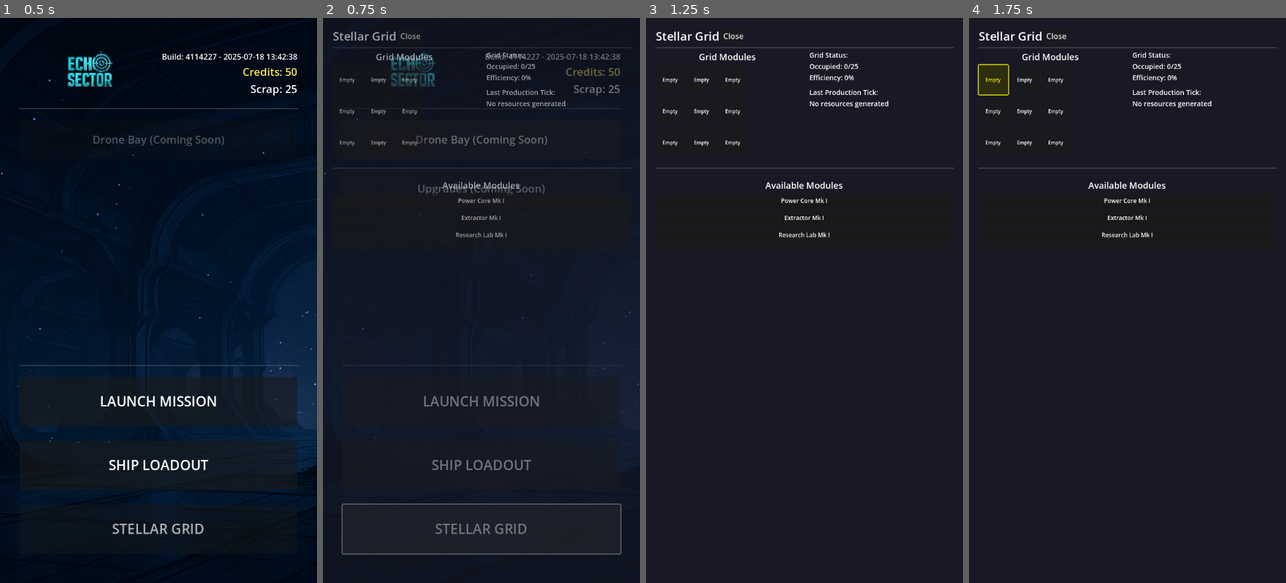
Above: before the commit, frames 1-4 (left to right).
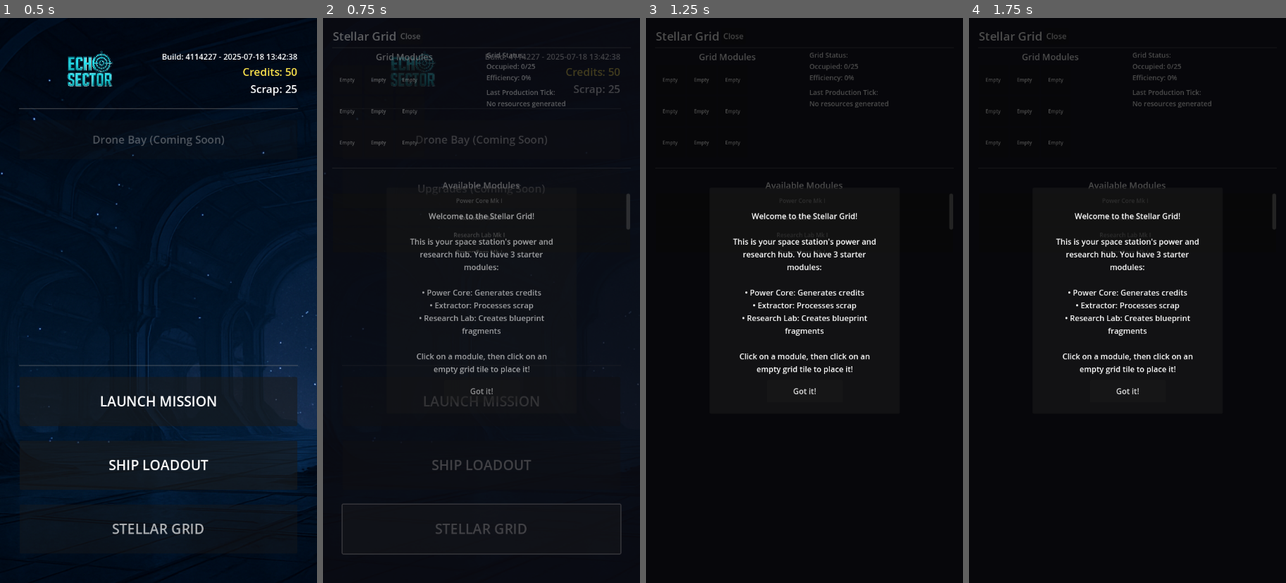
Above: after the commit, the same moments.

Repository: samjhill/echo-sector
Game: Godot game, scene res://scenes/menus/hangar.tscn
The game is run twice, just before and just after one commit, with the same random seed, the same clock (stepped at 60 frames per second) and the same inputs.
Inputs:
- Up to frame 1 (0.5 s): no input
- Up to frame 2 (0.75 s): click "STELLAR GRID" at 0.5 s
- Up to frame 3 (1.25 s): no input
- Up to frame 4 (1.75 s): click "Empty" at 1.25 s

Frame 1 is identical in both runs. In frame 2, 5.6% of the frame differs, in the area x 0-100%, y 2-95%; in frame 3, 70%; in frame 4, 71%, in the area x 0-100%, y 0-100%.

Commit message:
add starter modules for stellar grid

Diff:
--- a/autoload/playerData.gd
+++ b/autoload/playerData.gd
@@ -119,6 +119,64 @@
 
 		# Add starter grid items using GridItemLoader
 		GridItemLoader.add_starter_grid_items_to_inventory()
+
+		# Also add starter items directly as fallback
+		var starter_grid_items = [
+			{
+				"name": "Power Core Mk I",
+				"description": "Basic power generation module. Provides energy to adjacent modules.",
+				"slot_type": "grid_module",
+				"icon_path": "res://assets/textures/plasma-core.png",
+				"stats": {
+					"production": {
+						"credits": 2
+					},
+					"adjacency_bonus": {
+						"type": "power",
+						"bonus": 0.2
+					}
+				}
+			},
+			{
+				"name": "Extractor Mk I",
+				"description": "Processes raw materials into scrap metal. Benefits from power adjacency.",
+				"slot_type": "grid_module",
+				"icon_path": "res://assets/textures/uranium.png",
+				"stats": {
+					"production": {
+						"scrap": 3
+					}
+				}
+			},
+			{
+				"name": "Research Lab Mk I",
+				"description": "Generates research points and blueprint fragments for technology development.",
+				"slot_type": "grid_module",
+				"icon_path": "res://assets/textures/portal.png",
+				"stats": {
+					"production": {
+						"research_points": 1,
+						"blueprint_fragments": 1
+					}
+				}
+			}
+		]
+
+		# Add starter grid items to inventory
+		for item_data in starter_grid_items:
+			var item = load("res://scripts/core/item.gd").new()
+			item.name = item_data.get("name", "")
+			item.description = item_data.get("description", "")
+			item.slot_type = item_data.get("slot_type", "")
+			item.icon_path = item_data.get("icon_path", "")
+			item.stats = item_data.get("stats", {})
+			item.type = "grid_module"
+			if item.icon_path != "":
+				item.icon = load(item.icon_path)
+			inventory.append(item)
+			print("Added starter grid item: ", item.name, " (type: ", item.type, ", slot_type: ", item.slot_type, ")")
+
+		print("Total inventory items after adding grid items: ", inventory.size())
 
 		# Initialize tutorial completion tracking
 		tutorial_completed = {
--- a/scripts/ui/stellar_grid_ui.gd
+++ b/scripts/ui/stellar_grid_ui.gd
@@ -6,11 +6,11 @@
 signal item_removed_from_grid(grid_position: Vector2i, item: Item)
 
 # UI References
-@onready var grid_container: GridContainer = $MainContainer/Content/TopRow/GridSection/GridContainer
-@onready var inventory_panel: Panel = $MainContainer/Content/InventorySection/InventoryPanel
-@onready var production_display: Label = $MainContainer/Content/TopRow/InfoSection/ProductionDisplay
-@onready var grid_info_label: Label = $MainContainer/Content/TopRow/InfoSection/GridInfoLabel
-@onready var close_button: Button = $MainContainer/Header/CloseButton
+var grid_container: GridContainer
+var inventory_panel: Panel
+var production_display: Label
+var grid_info_label: Label
+var close_button: Button
 
 # Grid management
 var grid_manager: GridManager
@@ -23,10 +23,29 @@
 const TILE_SIZE := 60
 
 func _ready():
+	# Get references manually since scene is loaded dynamically
+	grid_container = $MainContainer/Content/TopRow/GridSection/GridContainer
+	inventory_panel = $MainContainer/Content/InventorySection/InventoryPanel
+	production_display = $MainContainer/Content/TopRow/InfoSection/ProductionDisplay
+	grid_info_label = $MainContainer/Content/TopRow/InfoSection/GridInfoLabel
+	close_button = $MainContainer/Header/CloseButton
+
+	print("Grid container found: ", grid_container != null)
+	print("Inventory panel found: ", inventory_panel != null)
+	print("Production display found: ", production_display != null)
+	print("Grid info label found: ", grid_info_label != null)
+	print("Close button found: ", close_button != null)
+
 	setup_grid_manager()
 	create_grid_ui()
 	setup_inventory_display()
 	connect_signals()
+
+	# Check if tutorial should be shown
+	if not PlayerData.get_tutorial_completed("stellar_grid", false):
+		start_tutorial()
+	else:
+		print("Tutorial already completed, skipping...")
 
 func setup_grid_manager():
 	"""Initialize the grid manager"""
@@ -90,6 +109,13 @@
 
 func update_inventory_display():
 	"""Update the inventory display with grid-compatible items"""
+	# Debug: check if inventory panel exists
+	if inventory_panel == null:
+		print("ERROR: inventory_panel is null!")
+		return
+
+	print("Inventory panel found: ", inventory_panel.name)
+
 	# Clear existing inventory display
 	var inventory_vbox = inventory_panel.get_node("InventoryScroll/InventoryVBox")
 	if inventory_vbox != null:
@@ -99,18 +125,57 @@
 
 		# Create inventory items display
 		var grid_items = get_grid_compatible_items()
+		print("Found ", grid_items.size(), " grid-compatible items in inventory")
 		for item in grid_items:
+			print("  - ", item.name, " (", item.type, ")")
 			var item_button = create_inventory_item_button(item)
 			inventory_vbox.add_child(item_button)
+	else:
+		print("ERROR: Could not find InventoryVBox in inventory panel")
+		# Try alternative path
+		inventory_vbox = inventory_panel.get_node("InventoryScroll/InventoryVBox")
+		if inventory_vbox != null:
+			print("Found inventory vbox with alternative path")
+			for child in inventory_vbox.get_children():
+				if child.has_method("queue_free"):
+					child.queue_free()
+
+			var grid_items = get_grid_compatible_items()
+			print("Found ", grid_items.size(), " grid-compatible items in inventory")
+			for item in grid_items:
+				print("  - ", item.name, " (", item.type, ")")
+				var item_button = create_inventory_item_button(item)
+				inventory_vbox.add_child(item_button)
+		else:
+			print("ERROR: Could not find InventoryVBox with any path")
+			# Debug: print the actual structure
+			print("Inventory panel children:")
+			for child in inventory_panel.get_children():
+				print("  - ", child.name, " (", child.get_class(), ")")
+				if child.name == "InventoryScroll":
+					print("    InventoryScroll children:")
+					for grandchild in child.get_children():
+						print("      - ", grandchild.name, " (", grandchild.get_class(), ")")
 
 func get_grid_compatible_items() -> Array[Item]:
 	"""Get items from inventory that can be placed on the grid"""
 	var compatible_items: Array[Item] = []
 
-	for item in PlayerData.inventory:
-		if item != null and item.type == "grid_module":
-			compatible_items.append(item)
-
+	print("Checking inventory for grid-compatible items...")
+	print("Total inventory items: ", PlayerData.inventory.size())
+
+	# Debug: print all inventory items
+	for i in range(PlayerData.inventory.size()):
+		var item = PlayerData.inventory[i]
+		if item != null:
+			print("  Item ", i, ": ", item.name, " (type: ", item.type, ", slot_type: ", item.slot_type, ")")
+			if item.type == "grid_module":
+				compatible_items.append(item)
+				print("    -> Added to grid-compatible items")
+		else:
+			print("  Item ", i, ": null")
+
+	print("Total grid-compatible items: ", compatible_items.size())
 	return compatible_items
 
 func create_inventory_item_button(item: Item) -> Button:
@@ -244,6 +309,52 @@
 	# For now, just a placeholder
 	pass
 
+func start_tutorial():
+	"""Start the tutorial if not completed"""
+	print("Starting Stellar Grid tutorial...")
+
+	# Create a simple tutorial overlay
+	var tutorial_overlay = ColorRect.new()
+	tutorial_overlay.color = Color(0, 0, 0, 0.7)
+	tutorial_overlay.anchor_right = 1.0
+	tutorial_overlay.anchor_bottom = 1.0
+	add_child(tutorial_overlay)
+
+	var tutorial_panel = Panel.new()
+	tutorial_panel.anchor_left = 0.2
+	tutorial_panel.anchor_right = 0.8
+	tutorial_panel.anchor_top = 0.3
+	tutorial_panel.anchor_bottom = 0.7
+	tutorial_overlay.add_child(tutorial_panel)
+
+	var tutorial_text = Label.new()
+	tutorial_text.text = "Welcome to the Stellar Grid!\n\nThis is your space station's power and research hub. You have 3 starter modules:\n\n• Power Core: Generates credits\n• Extractor: Processes scrap\n• Research Lab: Creates blueprint fragments\n\nClick on a module, then click on an empty grid tile to place it!"
+	tutorial_text.anchor_left = 0.1
+	tutorial_text.anchor_right = 0.9
+	tutorial_text.anchor_top = 0.1
+	tutorial_text.anchor_bottom = 0.8
+	tutorial_text.autowrap_mode = TextServer.AUTOWRAP_WORD_SMART
+	tutorial_text.horizontal_alignment = HORIZONTAL_ALIGNMENT_CENTER
+	tutorial_text.vertical_alignment = VERTICAL_ALIGNMENT_CENTER
+	tutorial_panel.add_child(tutorial_text)
+
+	var close_button = Button.new()
+	close_button.text = "Got it!"
+	close_button.anchor_left = 0.3
+	close_button.anchor_right = 0.7
+	close_button.anchor_top = 0.85
+	close_button.anchor_bottom = 0.95
+	close_button.pressed.connect(func():
+		tutorial_overlay.queue_free()
+		_on_tutorial_completed()
+	)
+	tutorial_panel.add_child(close_button)
+
+func _on_tutorial_completed():
+	"""Handle tutorial completion"""
+	print("Tutorial completed!")
+	PlayerData.set_tutorial_completed("stellar_grid", true)
+
 func _on_close_button_pressed():
 	"""Handle close button press"""
 	visible = false
